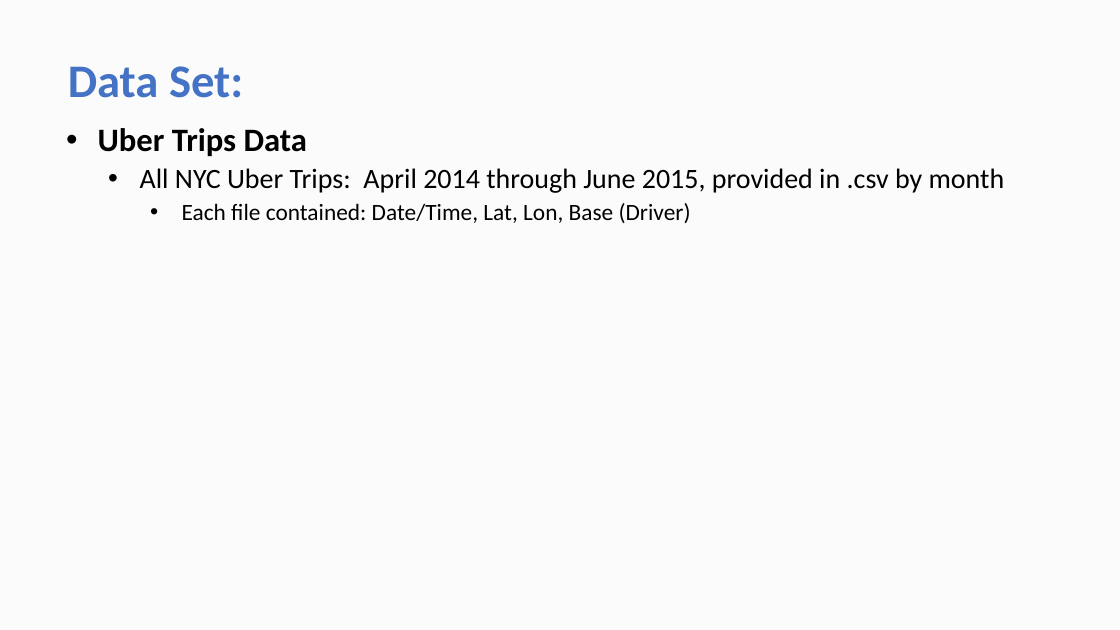
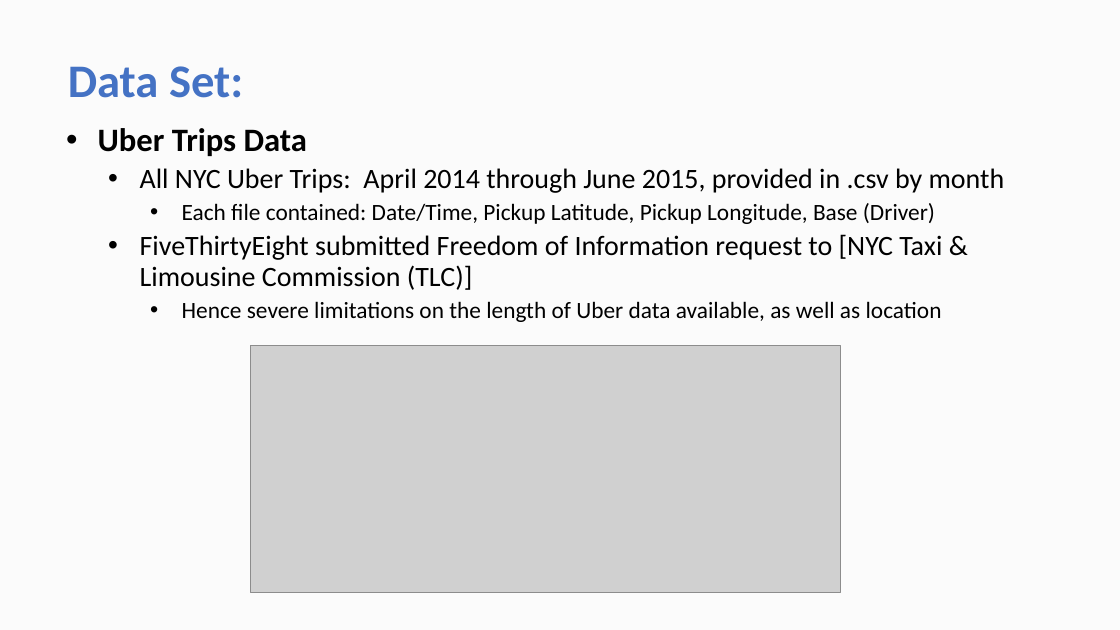
Before and after one commit to ContextLab/storytelling-with-data, a slide deck: slide 5 of data-stories/uber-nyc/UBER Presentation.pptx (slide 4 before the commit). Drawn at 1120x630 pixels with LibreOffice and Linux fonts; fonts in the diff are those of the drawing; grey boxes stand for pictures. Boxes give left, top, right and bottom in pixels: in the first picture for what was removed or moved away, otherwise in the second. Text is boxed around its words. In the diff, an @@ line names an element or a change of style, - is before the commit and + after.

Commit message:
Powerpoint graphs and images loaded

```diff
--- a/data-stories/uber-nyc/UBER Presentation.pptx
+++ b/data-stories/uber-nyc/UBER Presentation.pptx
@@ text at bbox=[140, 203, 942, 322]: text changed @@
-    • Each file contained: Date/Time, Lat, Lon, Base (Driver)
+    • Each file contained: Date/Time, Pickup Latitude, Pickup Longitude, Base (Driver)
+  • FiveThirtyEight submitted Freedom of Information request to [NYC Taxi & Limousine Commission (TLC)]
+    • Hence severe limitations on the length of Uber data available, as well as location
@@ picture added at bbox=[250, 346, 840, 592] @@
```
Also in this commit, not shown: 2 other slides changed, 13 slides added, 2 slides removed, 2 other files.
